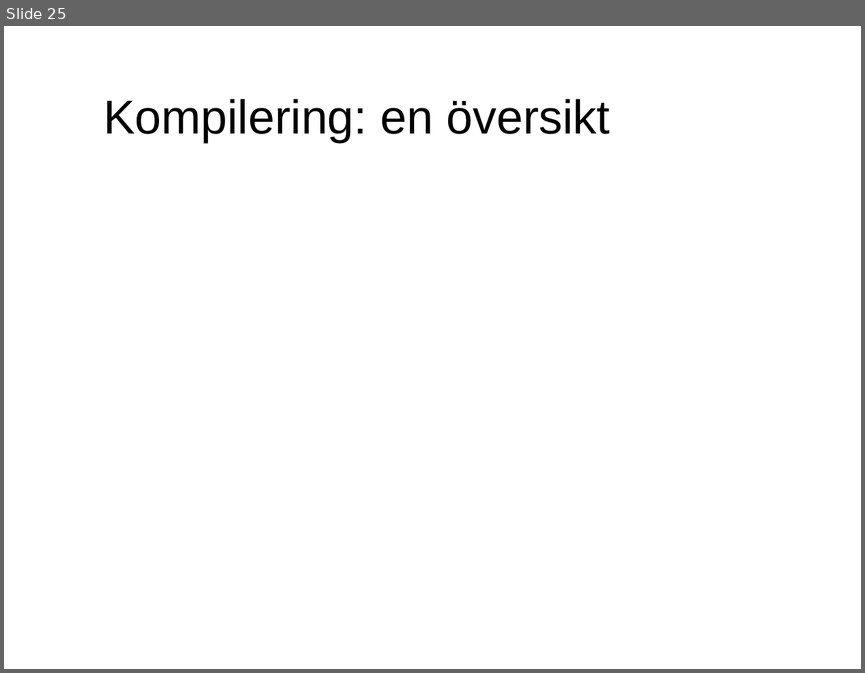
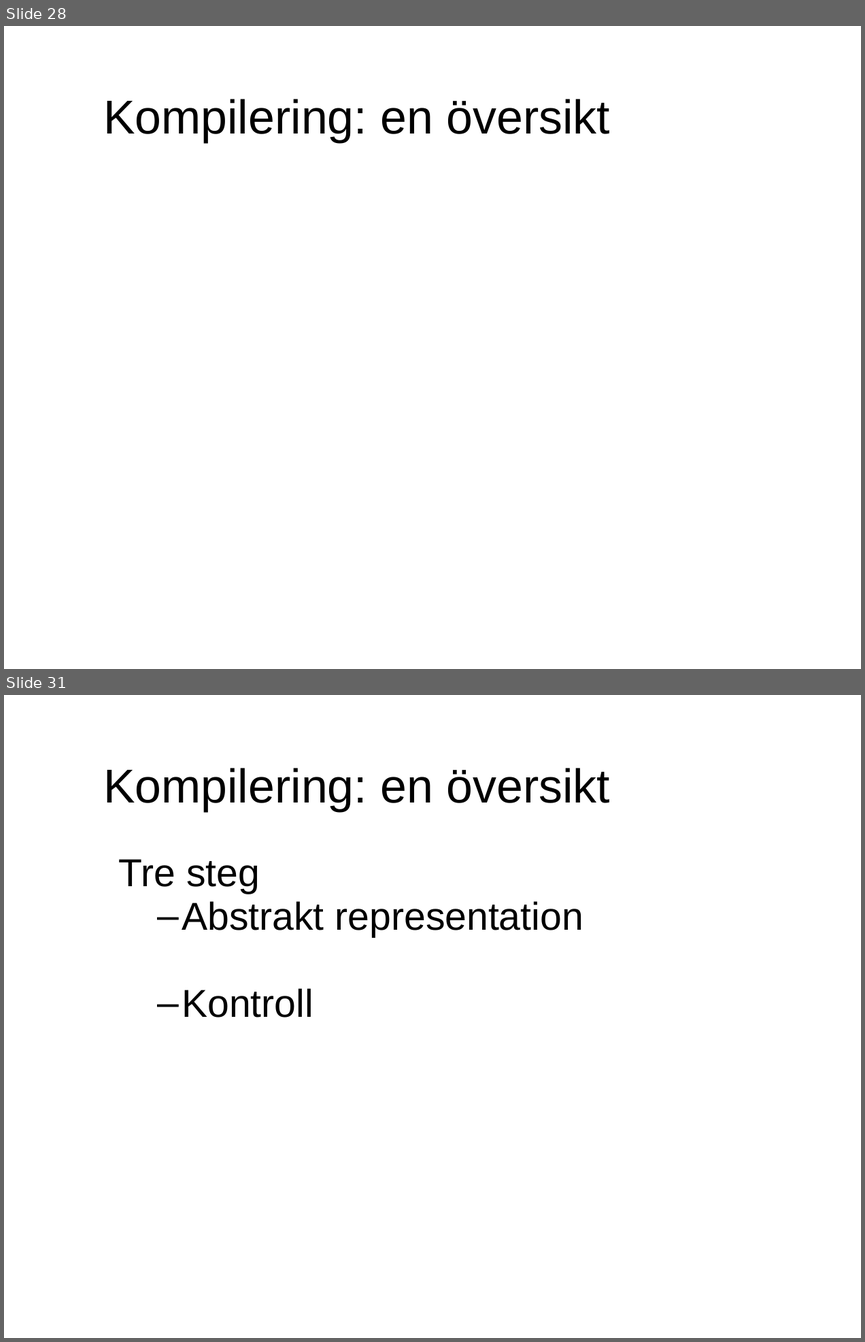
Before and after one commit to evilcandybag/JSHC, a slide deck: report/presentation.ppt. Shown one above the other, each under a label of ours: slide 25 before the commit, slides 28 and 31 after it; the slides between them are not shown. The pictures are 865x673 and 865x1342 pixels, drawn with LibreOffice and Linux fonts; fonts in the diff are those of the drawing. Boxes give left, top, right and bottom in pixels: in the first picture for what was removed or moved away, otherwise in the second. Text is boxed around its words. In the diff, an @@ line names an element or a change of style, - is before the commit and + after.

```diff
--- a/report/presentation.ppt
+++ b/report/presentation.ppt
@@ slide 31 added at bbox=[4, 695, 861, 1338], background #FFFFFF @@
@@ text added at bbox=[103, 768, 610, 811], 44 pt, text #000000 @@
+Kompilering: en översikt
@@ text added at bbox=[119, 859, 583, 1017], 36 pt, text #000000 @@
+Tre steg
+  – Abstrakt representation
+  – Kontroll
@@ what was slide 25 is now slide 28 @@
```
Also in this commit, not shown: 3 slides changed, 18 other slides added, 1 slide removed.
